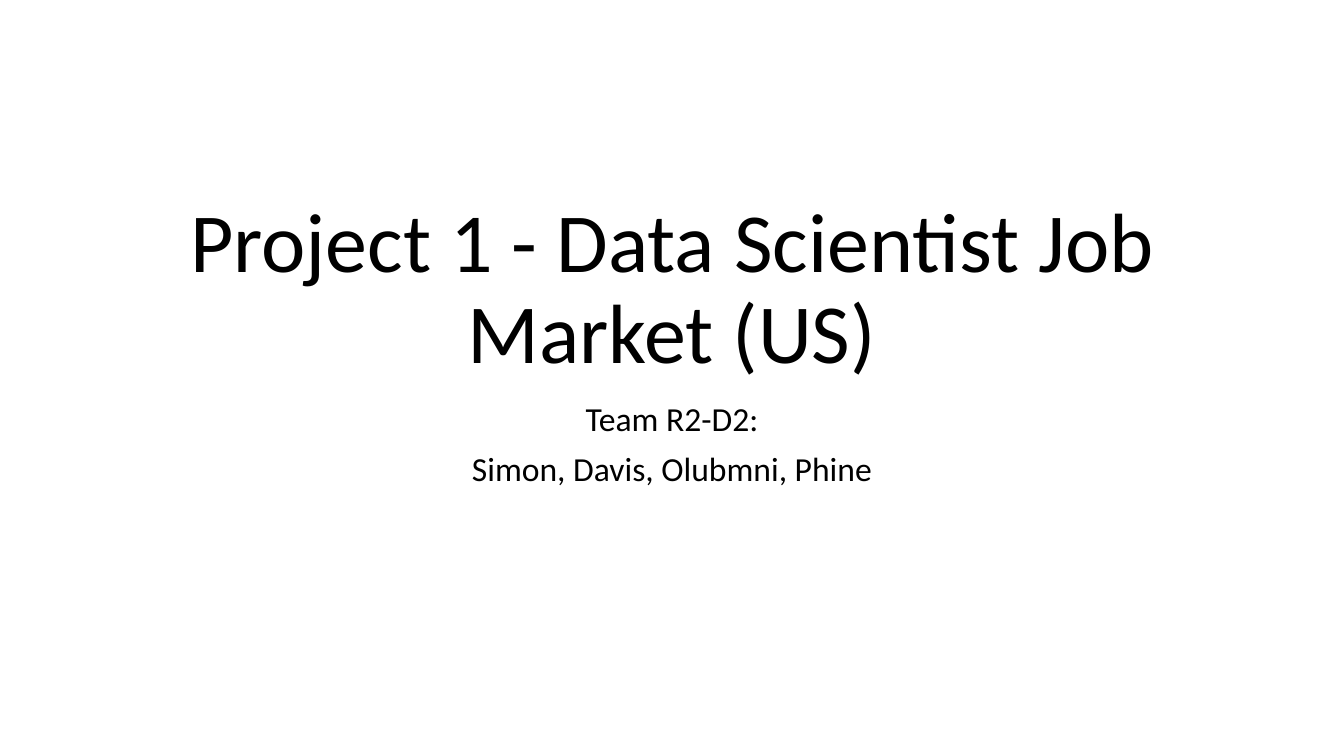
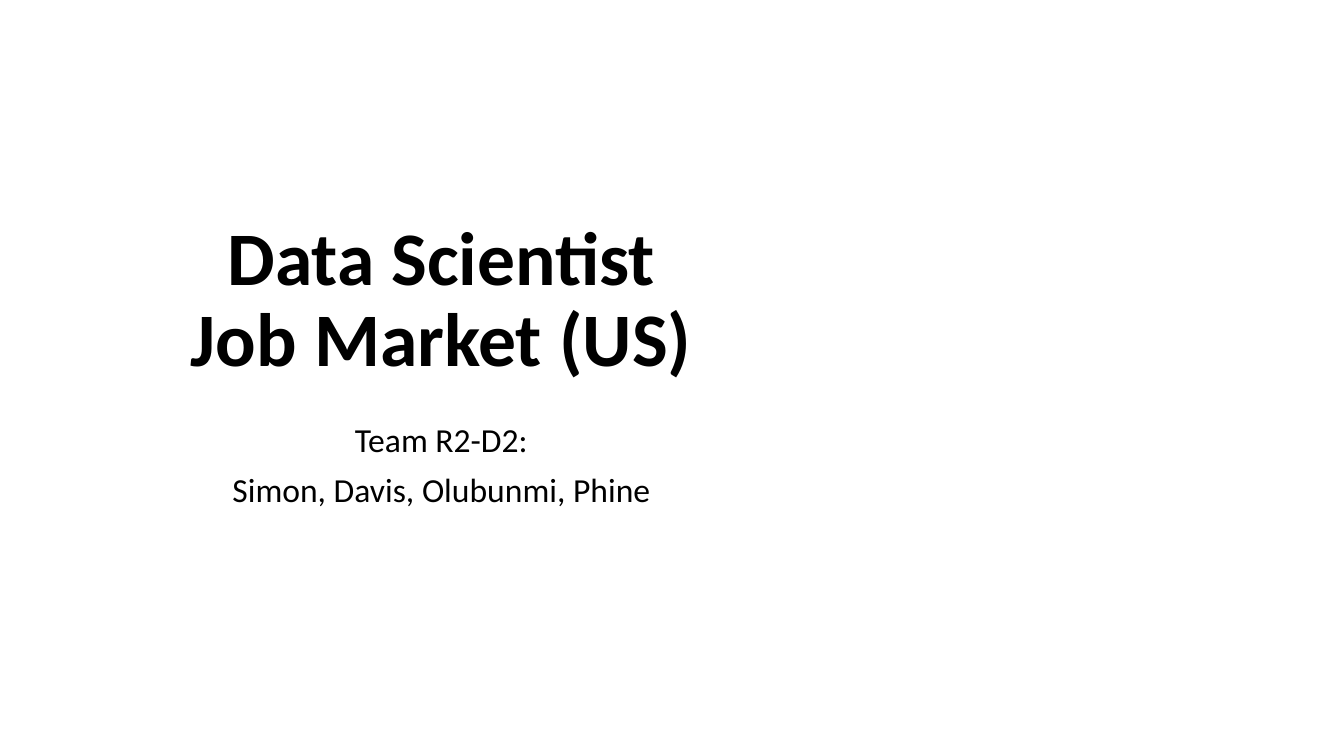
Before and after one commit to JosephineBiedermann/GroupProject1, a slide deck: slide 1 of Project1Presentation.pptx. Drawn at 1344x756 pixels with LibreOffice and Linux fonts; fonts in the diff are those of the drawing; background and template pictures are left out. Boxes give left, top, right and bottom in pixels: in the first picture for what was removed or moved away, otherwise in the second. Text is boxed around its words. In the diff, an @@ line names an element or a change of style, - is before the commit and + after.

Commit message:
Update Project1Presentation.pptx
updated presentation

```diff
--- a/Project1Presentation.pptx
+++ b/Project1Presentation.pptx
@@ title at box(191, 232, 691, 378): text changed; size 60 to 54 pt; bold on @@
-Project 1 - Data Scientist Job Market (US)
+Data Scientist
+Job Market (US)
@@ subtitle "Team R2-D2:": place and size @@
-subtitle "Team R2-D2:" at box(472, 409, 872, 485)
+subtitle "Team R2-D2:" at box(232, 430, 650, 506)
@@ subtitle at box(232, 478, 650, 506): text changed @@
-Simon, Davis, Olubmni, Phine
+Simon, Davis, Olubunmi, Phine
```
Also in this commit, not shown: 13 other slides changed, 6 slides added, 1 slide removed.
